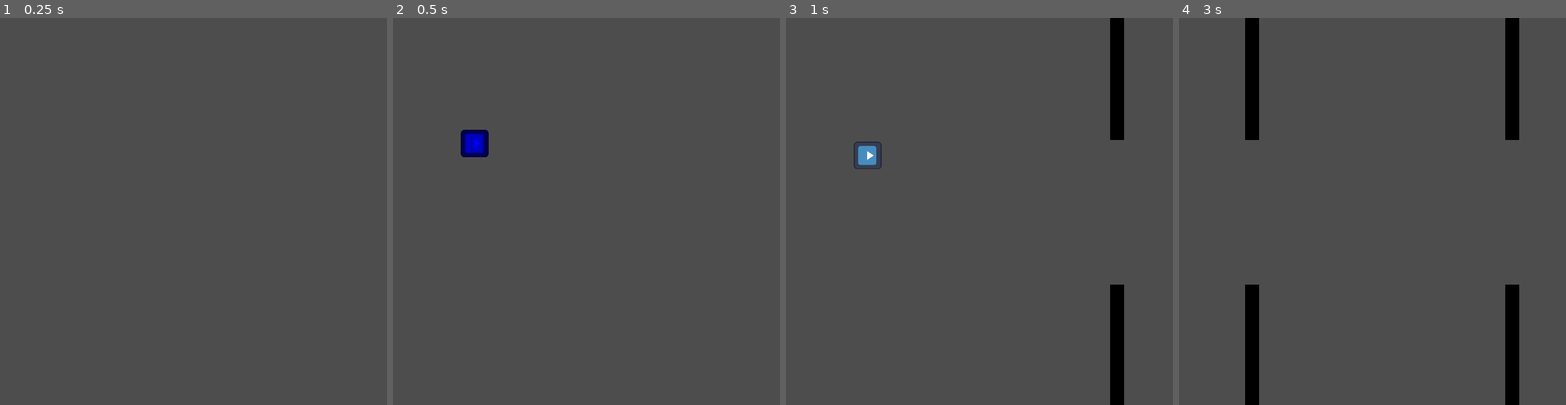
Above: before the commit, frames 1-4 (left to right).
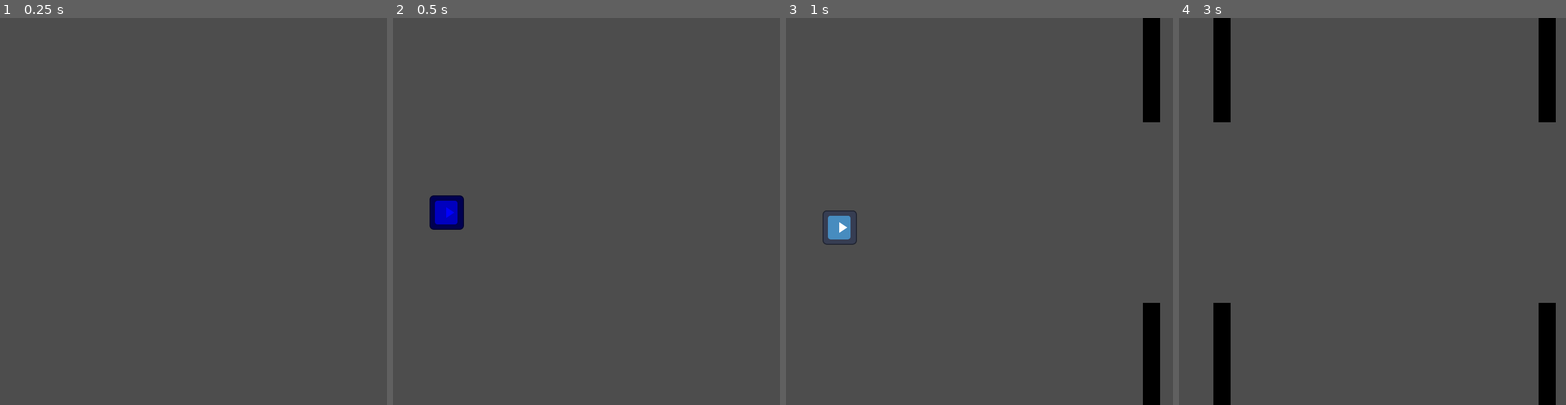
Above: after the commit, the same moments.

Repository: where-fore/flappy
Game: Godot game, scene res://scenes/main.tscn
The game is run twice, just before and just after one commit, with the same random seed, the same clock (stepped at 60 frames per second) and the same inputs. The engine's default icon, where the game draws it, is replaced by a stand-in: a white triangle on a blue panel in a dark square.
Inputs:
- Up to frame 1 (0.25 s): no input
- Up to frame 2 (0.5 s): no input
- Up to frame 3 (1 s): hold Up (ui_up) from 0.53 s (still down)
- Up to frame 4 (3 s): release Up (ui_up) at 1.28 s; hold Up (ui_up) from 2.03 s (still down)

Frame 1 is identical in both runs. In frame 2, 1.3% of the frame differs, in the area x 9-25%, y 28-55%; in frame 3, 5.4%; in frame 4, 9.3%, in the area x 8-98%, y 0-100%.

Commit message:
remove debug camera

Diff:
--- a/project/scenes/main.tscn
+++ b/project/scenes/main.tscn
@@ -14,10 +14,9 @@
 
 [node name="Camera2D" type="Camera2D" parent="."]
 position = Vector2(360, 358)
-zoom = Vector2(0.8, 0.8)
 
 [node name="Player Spawn" type="Node2D" parent="."]
-position = Vector2(100, 200)
+position = Vector2(100, 360)
 
 [node name="Obstacle Spawner (Top)" parent="." groups=["Top Spawner"] instance=ExtResource("5_tbgi4")]
 position = Vector2(900, 0)
